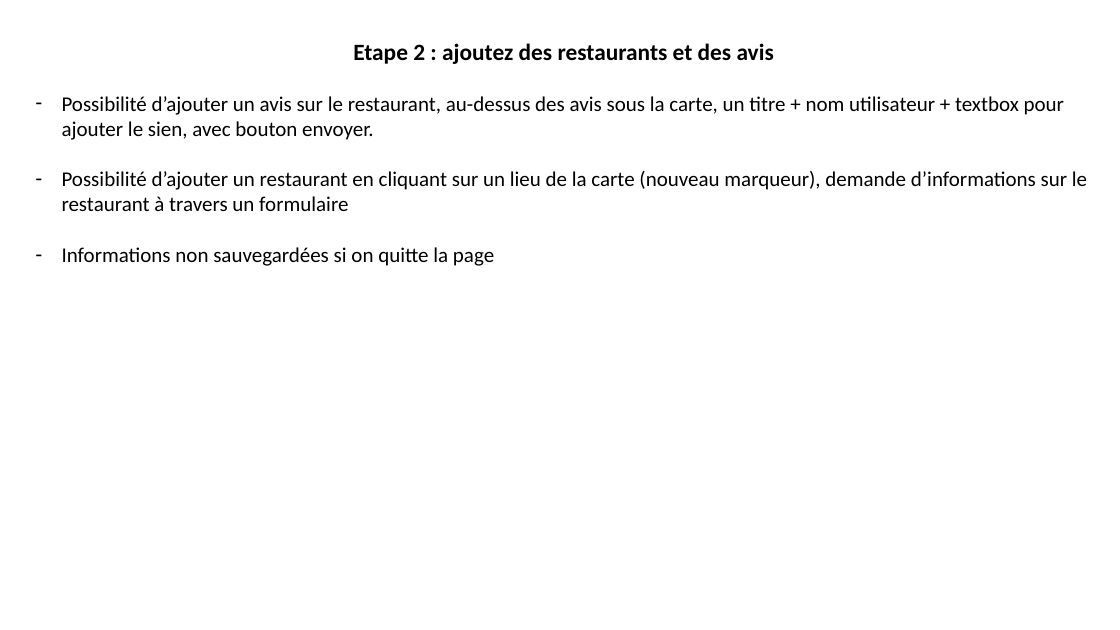
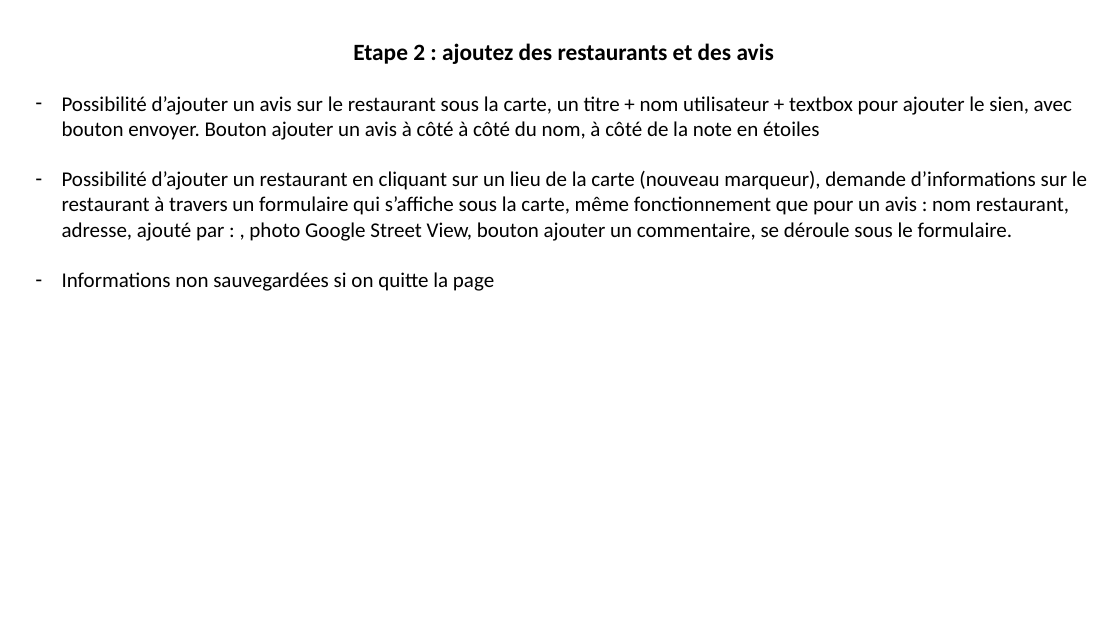
Before and after one commit to DesignGreg/Projet7-OpenClassRooms, a slide deck: slide 2 of Brainstorming.pptx. Drawn at 1120x630 pixels with LibreOffice and Linux fonts; fonts in the diff are those of the drawing. Boxes give left, top, right and bottom in pixels: in the first picture for what was removed or moved away, otherwise in the second. Text is boxed around its words. In the diff, an @@ line names an element or a change of style, - is before the commit and + after.

```diff
--- a/Brainstorming.pptx
+++ b/Brainstorming.pptx
@@ text at <box>62,96,1087,241</box>: text changed @@
-– Possibilité d’ajouter un avis sur le restaurant, au-dessus des avis sous la carte, un titre + nom utilisateur + textbox pour ajouter le sien, avec bouton envoyer.
-– Possibilité d’ajouter un restaurant en cliquant sur un lieu de la carte (nouveau marqueur), demande d’informations sur le restaurant à travers un formulaire
+– Possibilité d’ajouter un avis sur le restaurant sous la carte, un titre + nom utilisateur + textbox pour ajouter le sien, avec bouton envoyer. Bouton ajouter un avis à côté à côté du nom, à côté de la note en étoiles
+– Possibilité d’ajouter un restaurant en cliquant sur un lieu de la carte (nouveau marqueur), demande d’informations sur le restaurant à travers un formulaire qui s’affiche sous la carte, même fonctionnement que pour un avis : nom restaurant, adresse, ajouté par : , photo Google Street View, bouton ajouter un commentaire, se déroule sous le formulaire.
```
Also in this commit, not shown: 1 other slide changed, 12 other files.
